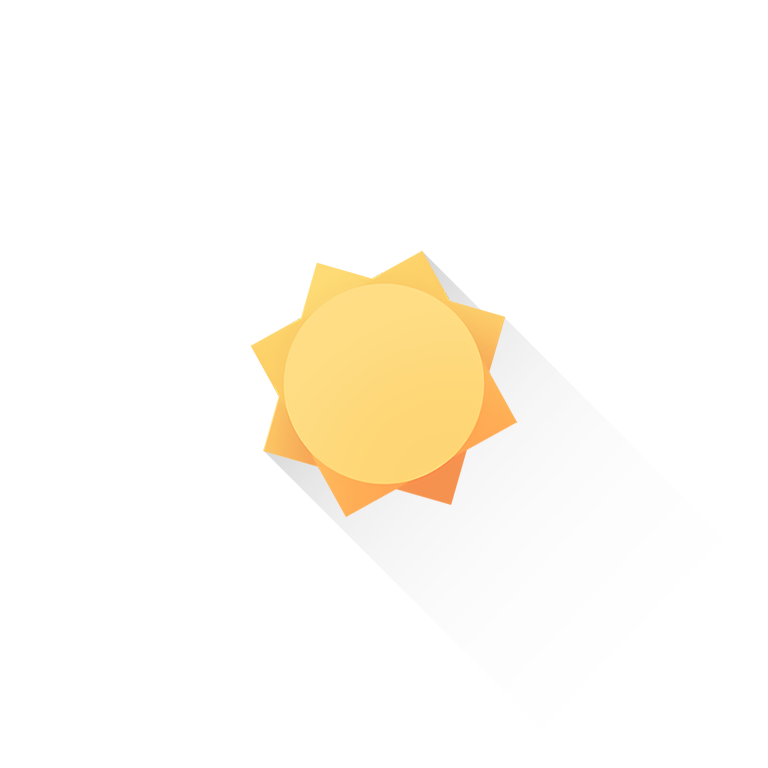
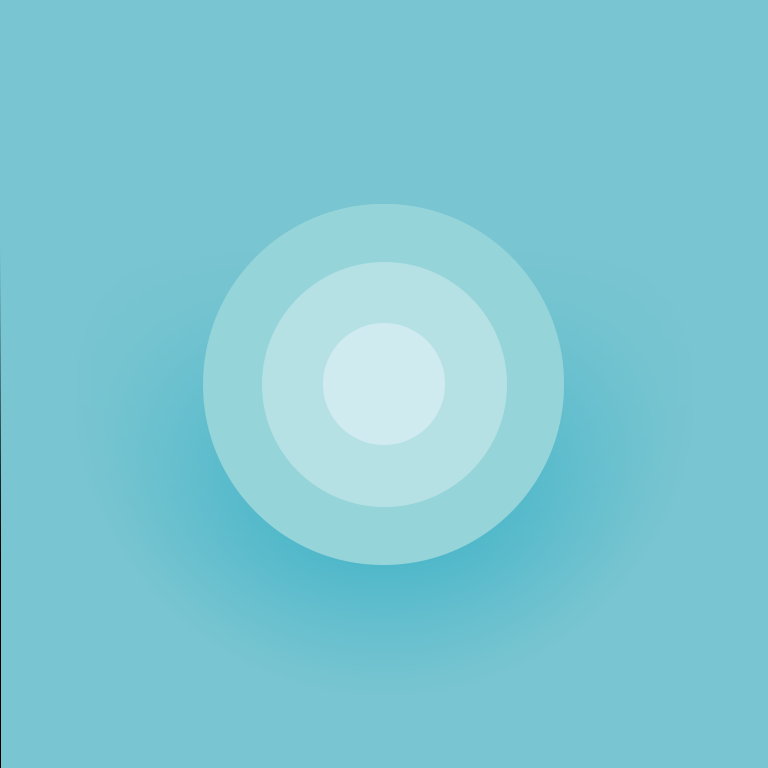
Layered file, before and after one edit (w=768, h=768). Changes by layer:
hid "图层 1" over [250, 250, 518, 518]
hid "矩形 1 拷贝" over [263, 250, 724, 729]
added layer "椭圆 1 拷贝 2" above "椭圆 1 拷贝" over [323, 323, 445, 445]
added layer "椭圆 1 拷贝" above "椭圆 1" over [262, 262, 507, 507]
added layer "椭圆 1" above "环形下阴影" over [203, 204, 564, 565]
added layer "环形下阴影" above "纵向阴影" over [0, 247, 768, 768]
added layer "图层 2" over [0, 0, 768, 768]
